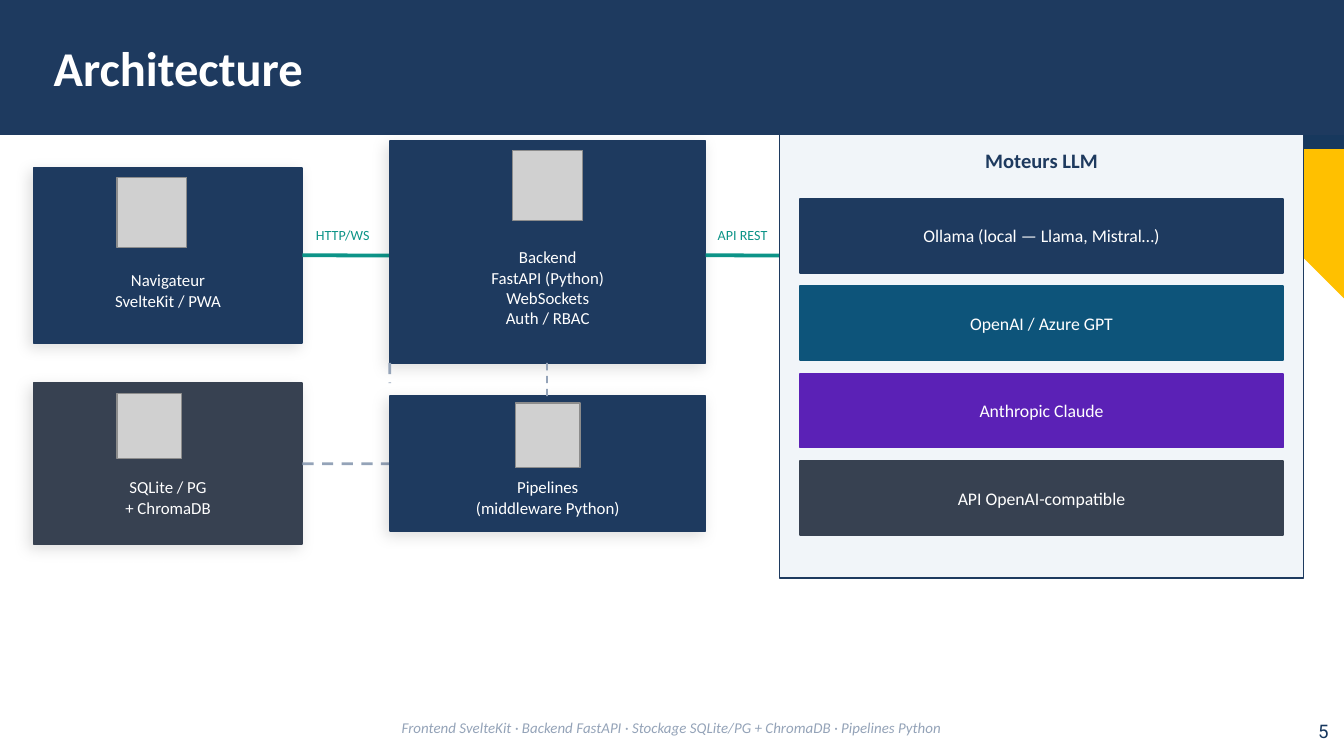
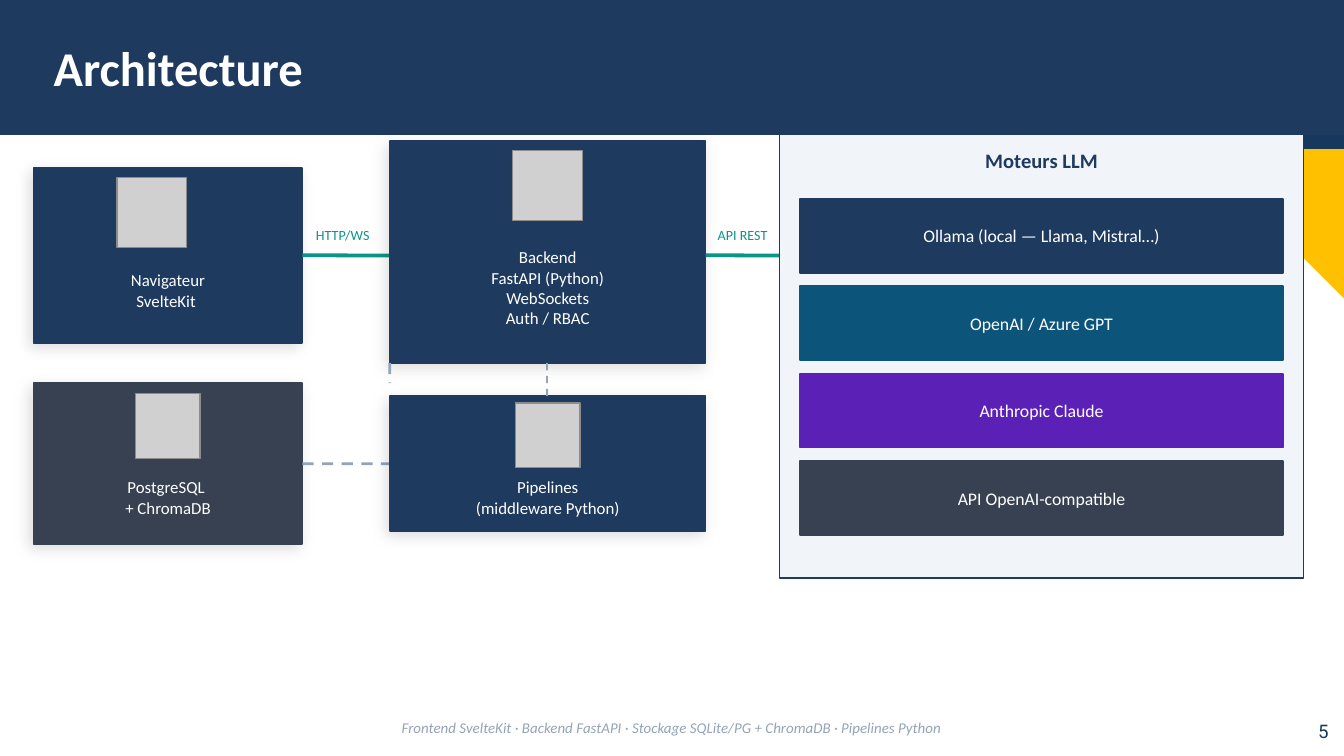
Before and after one commit to DiiageCUCDB/Open-WebUI, a slide deck: slide 5 of open-webui-diiage.potx. Drawn at 1344x756 pixels with LibreOffice and Linux fonts; fonts in the diff are those of the drawing; grey boxes stand for pictures; background and template pictures are left out. Boxes give left, top, right and bottom in pixels: in the first picture for what was removed or moved away, otherwise in the second. Text is boxed around its words. In the diff, an @@ line names an element or a change of style, - is before the commit and + after.

```diff
--- a/open-webui-diiage.potx
+++ b/open-webui-diiage.potx
@@ text at (136,295,195,307): text changed @@
-SvelteKit / PWA
+SvelteKit
@@ picture: place and size @@
-picture at (117,394,181,458)
+picture at (136,394,200,458)
@@ text at (127,482,204,496): text changed @@
-SQLite / PG
+PostgreSQL
```
Also in this commit, not shown: 4 other slides changed, 1 other file.
